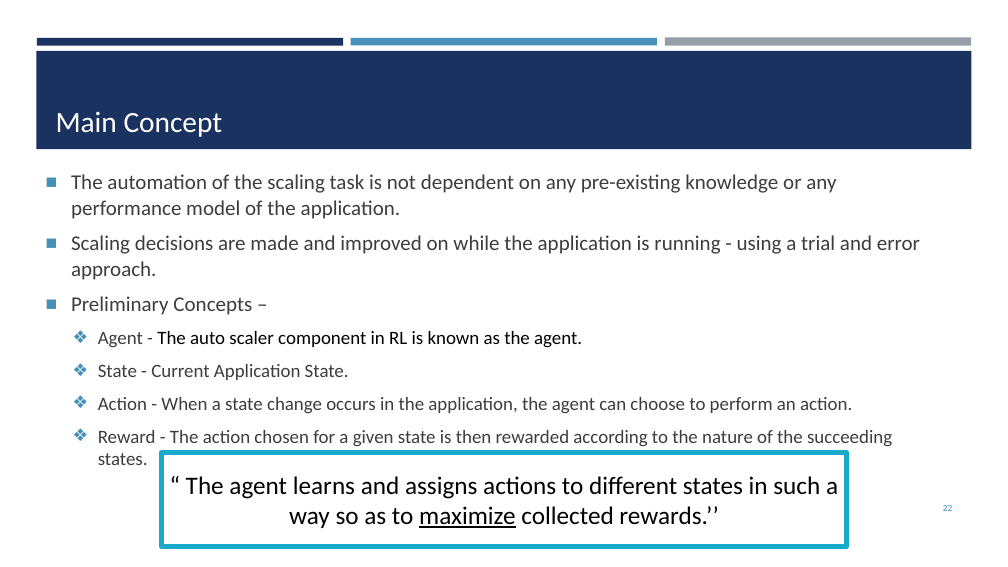
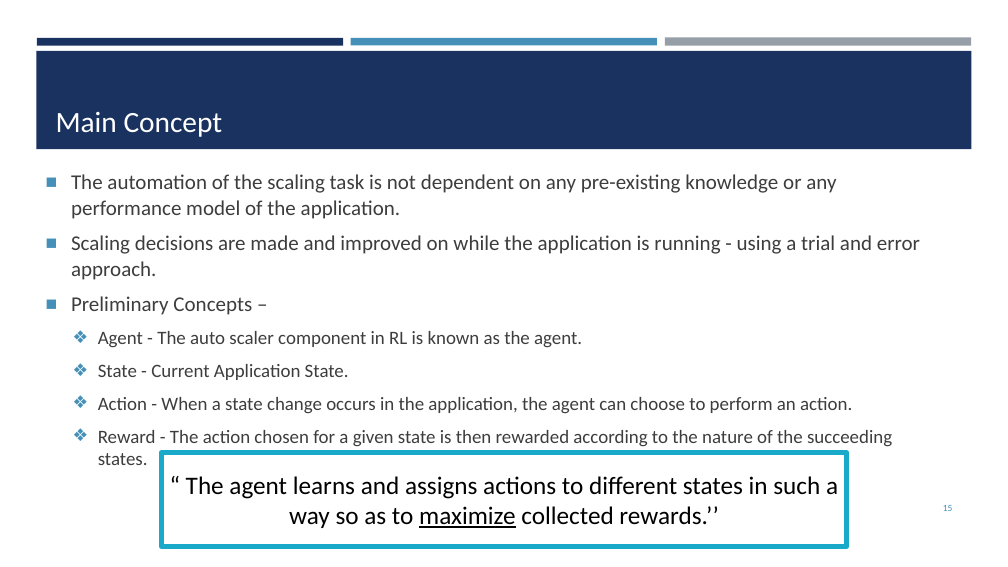
Before and after one commit to Rahma-ra1001782/Rahma-ra1001782-hw, a slide deck: slide 15 of Review/G3-Review Paper & Presentation - Final Version/G3 - Review Paper Presentation.pptx (slide 22 before the commit). Drawn at 1008x567 pixels with LibreOffice and Linux fonts; fonts in the diff are those of the drawing. Boxes give left, top, right and bottom in pixels: in the first picture for what was removed or moved away, otherwise in the second. Text is boxed around its words. In the diff, an @@ line names an element or a change of style, - is before the commit and + after.

```diff
--- a/Review/G3-Review Paper & Presentation - Final Version/G3 - Review Paper Presentation.pptx
+++ b/Review/G3-Review Paper & Presentation - Final Version/G3 - Review Paper Presentation.pptx
@@ text at (98,331,582,348): text colour #000000 to #3D3D3D in "The auto scaler component in RL is ..." @@
```
Also in this commit, not shown: 15 other slides changed, 1 slide added, 9 slides removed.
